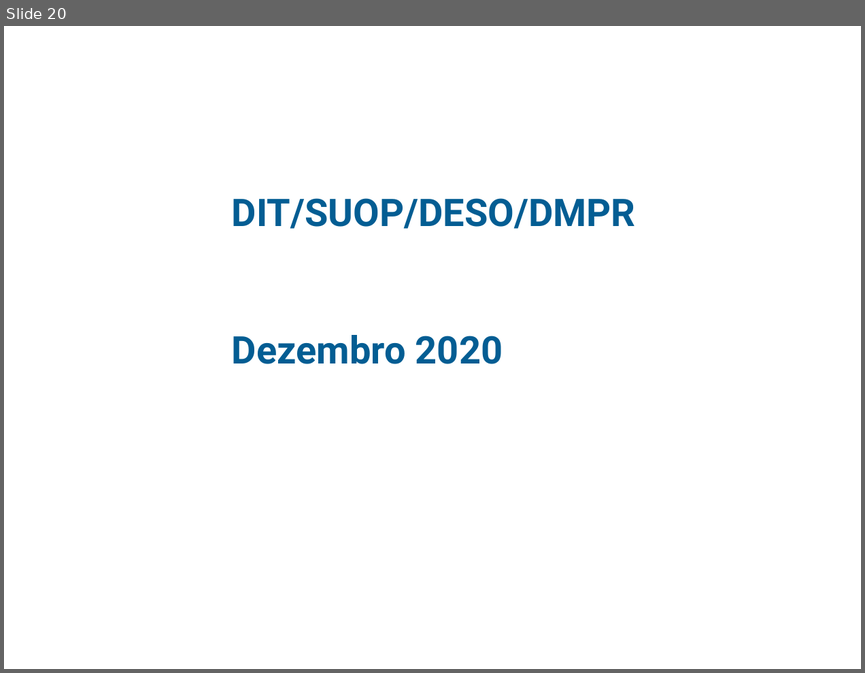
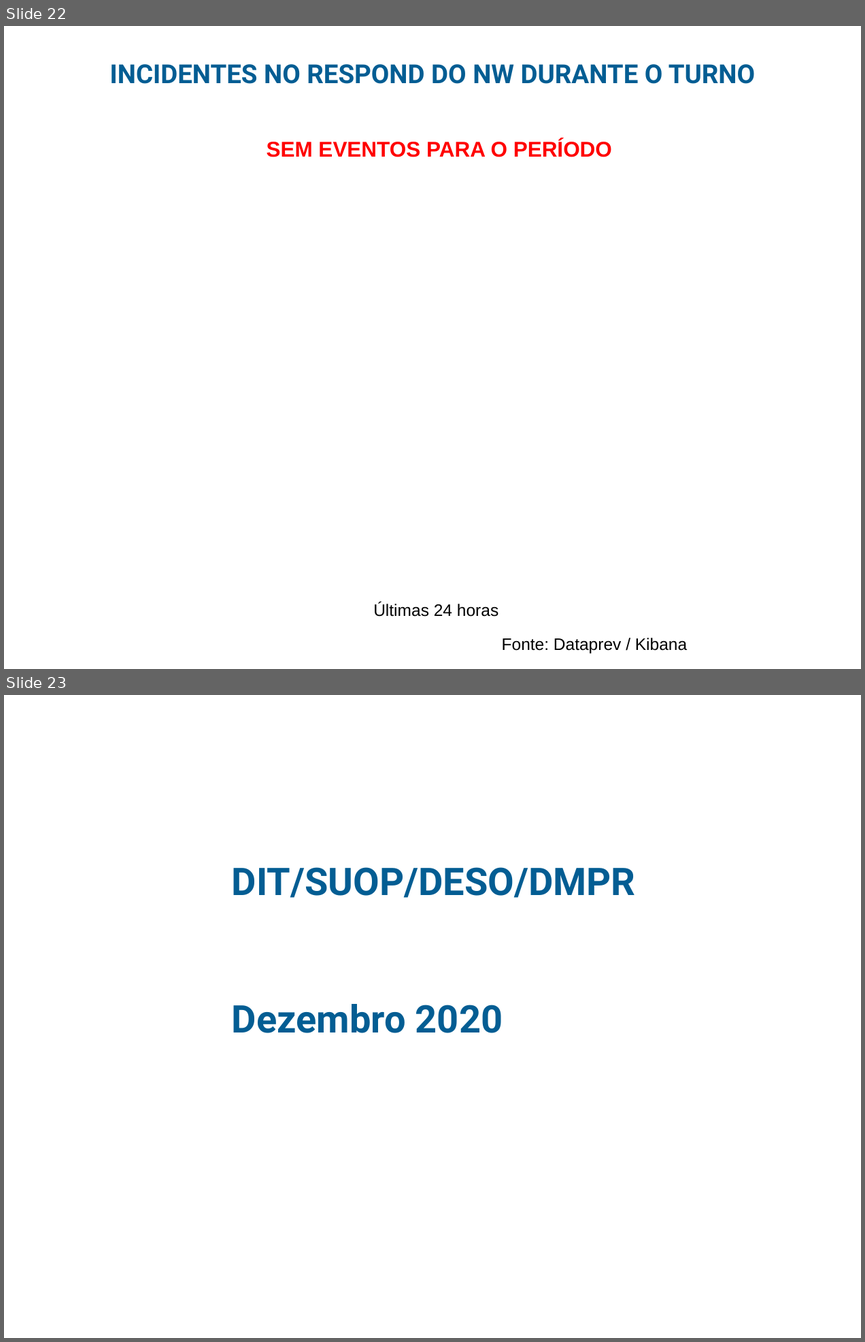
Before and after one commit to guihred/Experiments, a slide deck: src/main/resources/models/Radar_Eventos_v01122020REL1.pptx. Shown one above the other, each under a label of ours: slide 20 before the commit, slides 22 and 23 after it. The pictures are 865x673 and 865x1342 pixels, drawn with LibreOffice and Linux fonts; fonts in the diff are those of the drawing; background and template pictures are left out. Boxes give left, top, right and bottom in pixels: in the first picture for what was removed or moved away, otherwise in the second. Text is boxed around its words. In the diff, an @@ line names an element or a change of style, - is before the commit and + after.

```diff
--- a/src/main/resources/models/Radar_Eventos_v01122020REL1.pptx
+++ b/src/main/resources/models/Radar_Eventos_v01122020REL1.pptx
@@ slide 22 added at bbox=[4, 26, 861, 669], background picture (left out) @@
@@ text added at bbox=[110, 64, 755, 84], 22 pt, text #035D93, bold @@
+INCIDENTES NO RESPOND DO NW DURANTE O TURNO
@@ rectangle added at bbox=[129, 106, 736, 214], fill #FFFFFF, outline #FFFFFF 0.75 pt @@
@@ table added at bbox=[154, 121, 725, 402], 2 rows, 2 columns @@
+PUBLIC.IP | USER.DST
+177.54.153.211 | gisele.dumsch@inss.gov.br
@@ text added at bbox=[266, 140, 612, 157], 18 pt, text #FF0000, bold @@
+SEM EVENTOS PARA O PERÍODO
@@ text added at bbox=[373, 603, 498, 616], 14 pt, text #000000 @@
+Últimas 24 horas
@@ text added at bbox=[502, 637, 687, 653], 14 pt, text #000000 @@
+Fonte: Dataprev / Kibana
@@ what was slide 20 is now slide 23 @@
```
Also in this commit, not shown: 10 slides changed, 2 other slides added, 22 other files.
